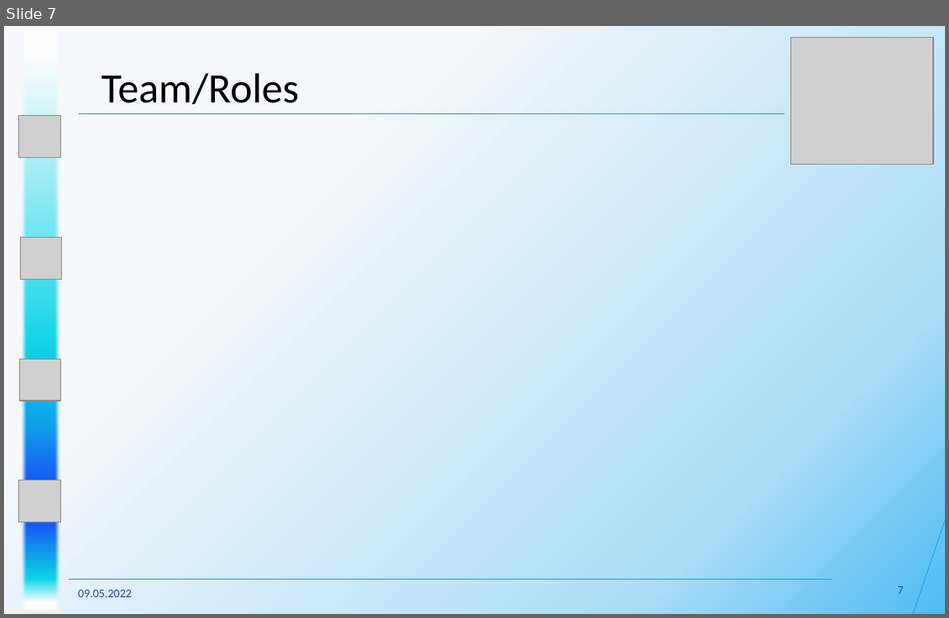
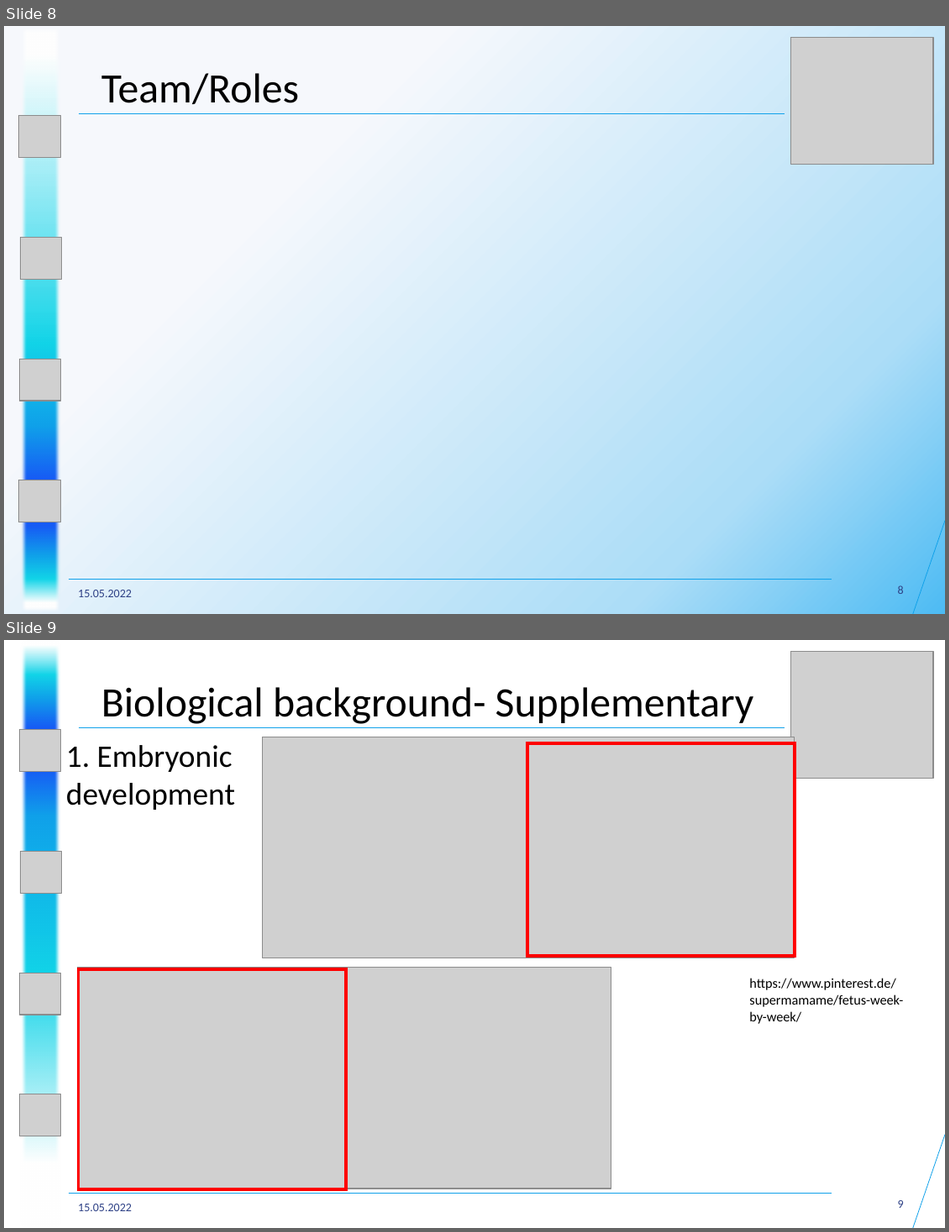
Before and after one commit to datascience-mobi-2022/2022-topic-04-team-01, a slide deck: Presentations/Project Proposal/Project Proposal Presentation Structure+.pptx. Shown one above the other, each under a label of ours: slide 7 before the commit, slides 8 and 9 after it. The pictures are 949x618 and 949x1232 pixels, drawn with LibreOffice and Linux fonts; fonts in the diff are those of the drawing; grey boxes stand for pictures. Boxes give left, top, right and bottom in pixels: in the first picture for what was removed or moved away, otherwise in the second. Text is boxed around its words. In the diff, an @@ line names an element or a change of style, - is before the commit and + after.

Commit message:
Update Project Proposal Presentation Structure+.pptx
added some slides in biological background

```diff
--- a/Presentations/Project Proposal/Project Proposal Presentation Structure+.pptx
+++ b/Presentations/Project Proposal/Project Proposal Presentation Structure+.pptx
@@ slide 9 added at (4,640,945,1228), background #FFFFFF @@
@@ rectangle added at (20,640,62,1228), fill gradient #FFFFFF to #12D4E8 to #10A1EA to #175CF5 @@
@@ picture added at (790,651,934,779) @@
@@ text added at (101,687,754,724), 32 pt, text #000000 @@
+Biological background- Supplementary
@@ picture added at (19,729,61,772) @@
@@ line added from (78, 727) to (784, 727), #10A1EA 0.5 pt @@
@@ picture added at (263,737,794,958) @@
@@ text added at (66,745,235,810), 24 pt, text #000000 @@
+1. Embryonic development
@@ rectangle added at (527,743,794,956), outline #FF0000 2.25 pt @@
@@ picture added at (20,852,62,894) @@
@@ picture added at (19,973,61,1015) @@
@@ picture added at (77,968,610,1189) @@
@@ rectangle added at (78,969,346,1189), outline #FF0000 2.25 pt @@
@@ text added at (749,978,903,1024), 10.5 pt, text #000000 @@
+https://www.pinterest.de/supermamame/fetus-week-by-week/
@@ picture added at (19,1094,61,1136) @@
@@ line added from (945, 1135) to (913, 1228), #10A1EA 0.5 pt @@
@@ line added from (69, 1194) to (832, 1194), #10A1EA 0.5 pt @@
@@ text added at (78,1204,132,1211), 9 pt, text #2E4186 @@
+15.05.2022
@@ page number added at (898,1200,904,1208), 9 pt, text #2E4186 @@
+9
@@ what was slide 7 is now slide 8 @@
@@ slide 8 changed as well @@
@@ text at (78,590,132,597): text changed @@
-09.05.2022
+15.05.2022
@@ page number at (898,585,904,594): text changed @@
-7
+8
```
Also in this commit, not shown: 6 other slides changed, 2 other slides added.
